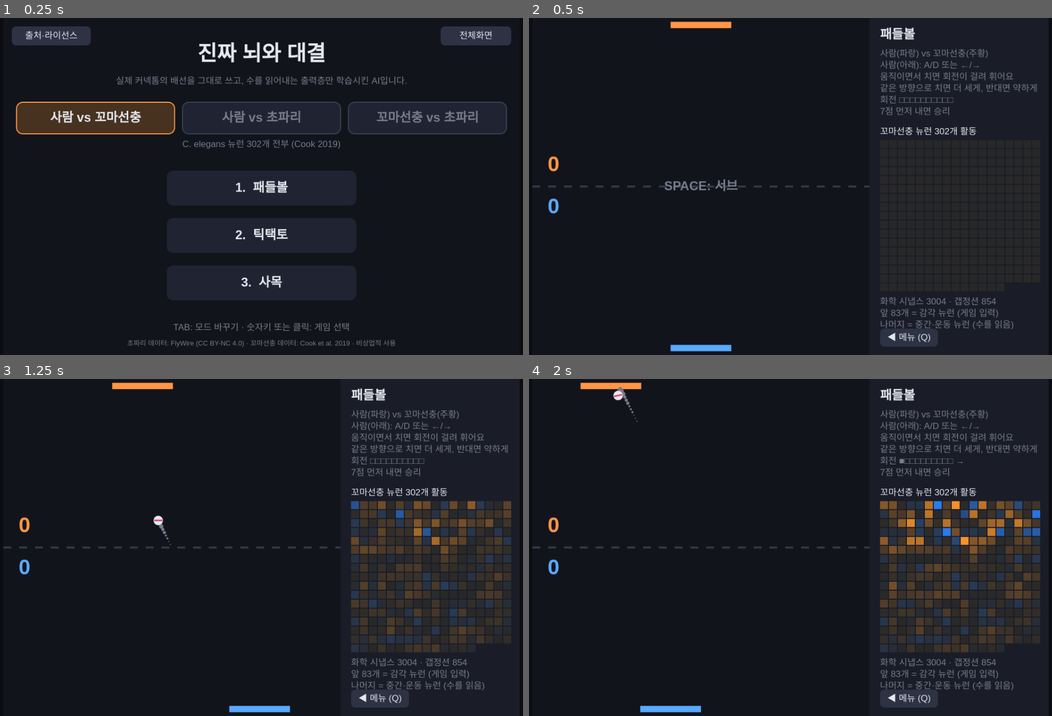
Above: before the commit, frames 1-4 (two rows, left to right).
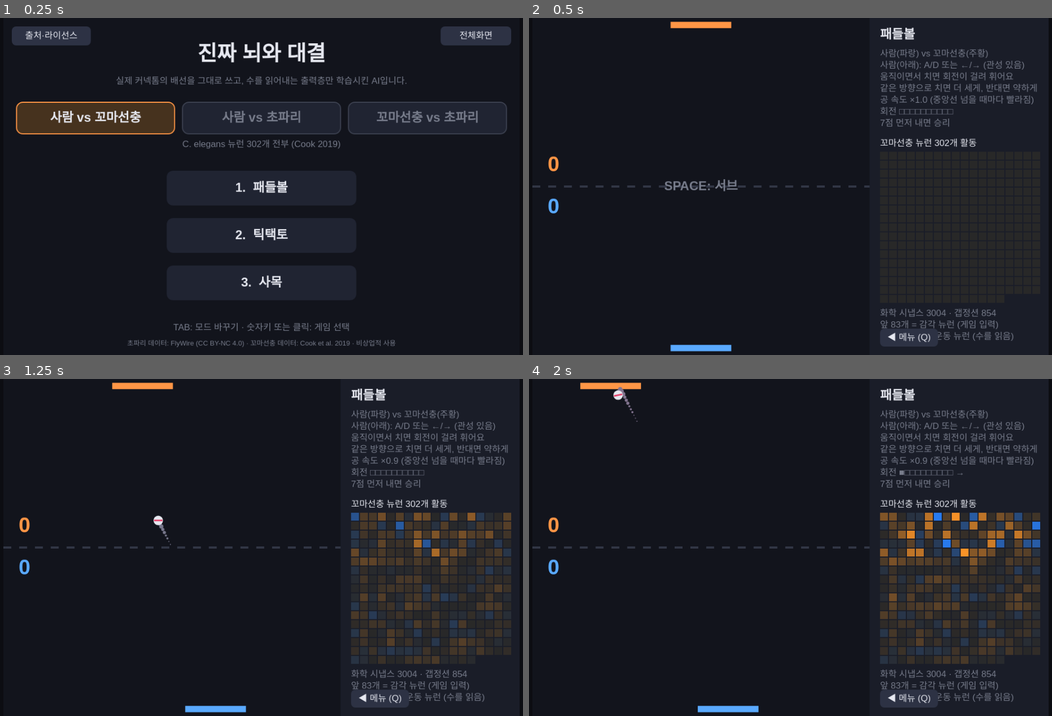
Above: after the commit, the same moments.

Repository: hjh202602-blip/connectome-games
Game: browser game, page web/index.html
The game is run twice, just before and just after one commit, with the same random seed, the same clock (stepped at 60 frames per second) and the same inputs.
Inputs (mouse positions are in pixels of both pictures, inside the frame that each line leads up to):
- Up to frame 1 (0.25 s): no input
- Up to frame 2 (0.5 s): click (790, 186) at 0.27 s
- Up to frame 3 (1.25 s): hold D from 1.03 s (still down); tap Space at 1.1 s
- Up to frame 4 (2 s): release D at 1.53 s; hold A from 1.58 s (still down); tap Space at 1.6 s

Frame 1 is identical in both runs. In frame 2, 1.9% of the frame differs, in the area x 67-97%, y 12-96%; in frame 3, 7.8%; in frame 4, 9.1%, in the area x 9-98%, y 1-99%.

Commit message:
Paddle ball: speed up at centre line, spin limit grows with speed, paddle inertia
Co-Authored-By: Claude Opus 5.5 <noreply@anthropic.com>

Diff:
--- a/web/game.js
+++ b/web/game.js
@@ -191,21 +191,28 @@
   function PaddleBall() {
     const [left, right] = players("pong"); // left (bottom) null = human
     const auto = !!left;
-    const PH = 0.18, HUMAN_SPD = 0.02, BRAIN_SPD = 0.018, GOAL = 7;
+    const PH = 0.18, BRAIN_SPD = 0.018, GOAL = 7;
     // Spin is stored as "paddle speed it came from": hitting while moving the same way adds,
     // moving the other way cancels or flips it. The ball curves against its spin (Magnus).
     const PUSH = 0.4, CURVE = 0.012, SPIN_DECAY = 0.993, VY_MAX = 0.03, SPIN_GAIN = 1.2, SPIN_MAX = 0.05;
-    const st = { score: [0, 0], hy: 0.5, by: 0.5, serveDir: 1, ball: null, winner: null, angle: 0, trail: [], wait: 0 };
+    // Ball speeds up at every centre-line crossing; spin and sideways limits grow with it.
+    const SERVE_V = 0.01, CROSS_ACC = 1.05, V_MAX = 0.03;
+    // Human paddle has inertia: keys accelerate it, friction slows it down.
+    const HUMAN_ACC = 0.0025, FRICTION = 0.88;
+    const st = { score: [0, 0], hy: 0.5, hv: 0, by: 0.5, serveDir: 1, ball: null, winner: null, angle: 0, trail: [], wait: 0 };
     let si = 0;
 
     function serve(d) {
       const a = (Math.random() * 2 - 1) * 0.6;
-      return [0.5, 0.5, d * 0.01 * Math.cos(a), 0.01 * Math.sin(a), 0];
+      return [0.5, 0.5, d * SERVE_V * Math.cos(a), SERVE_V * Math.sin(a), 0];
     }
     function step() {
       const oldH = st.hy, oldB = st.by, ball = st.ball;
       if (!left) {
-        st.hy += HUMAN_SPD * ((held.has("d") || held.has("arrowright")) - (held.has("a") || held.has("arrowleft")));
+        const push = (held.has("d") || held.has("arrowright")) - (held.has("a") || held.has("arrowleft"));
+        st.hv = (st.hv + HUMAN_ACC * push) * FRICTION;
+        st.hy += st.hv;
+        if (!(st.hy > PH / 2 && st.hy < 1 - PH / 2)) st.hv = 0; // stops dead at the wall
       } else if (ball) {
         const [bx, by, vx, vy] = ball; // left brain sees a mirrored court
         st.hy += BRAIN_SPD * clip(left.predict(pongFeatures(1 - bx, by, -vx, vy, st.hy))[0], -1, 1);
@@ -220,17 +227,22 @@
       let [bx, by, vx, vy, spin] = ball;
       st.by = clip(st.by + BRAIN_SPD * clip(right.predict(pongFeatures(bx, by, vx, vy, st.by))[0], -1, 1), PH / 2, 1 - PH / 2);
       const vel = { "-1": st.hy - oldH, "1": st.by - oldB };
-      vy = clip(vy - spin * CURVE, -VY_MAX, VY_MAX);
+      const level = Math.abs(vx) / SERVE_V, vyMax = VY_MAX * level, spinMax = SPIN_MAX * level;
+      vy = clip(vy - spin * CURVE, -vyMax, vyMax);
       spin *= SPIN_DECAY;
       st.angle += spin * 30;
+      if ((bx - 0.5) * (bx + vx - 0.5) < 0) { // crossing the centre line -> speed up
+        const k = Math.min(Math.abs(vx) * CROSS_ACC, V_MAX) / Math.abs(vx);
+        vx *= k; vy *= k;
+      }
       bx += vx; by += vy;
       if (by < 0 || by > 1) { vy = -vy; by = clip(by, 0, 1); spin *= 0.7; }
       for (const [px, py, side] of [[0.03, st.hy, -1], [0.97, st.by, 1]]) {
         if ((bx - px) * side >= 0 && vx * side > 0 && Math.abs(by - py) < PH / 2 + 0.01) {
-          vx = -side * Math.min(Math.abs(vx) * 1.06, 0.02);
+          vx = -vx;
           const pv = vel[side];
-          vy = clip(vy + (by - py) * 0.06 + pv * PUSH, -VY_MAX, VY_MAX);
-          spin = clip(spin + pv * SPIN_GAIN, -SPIN_MAX, SPIN_MAX);
+          vy = clip(vy + (by - py) * 0.06 + pv * PUSH, -vyMax, vyMax);
+          spin = clip(spin + pv * SPIN_GAIN, -spinMax, spinMax);
           bx = px;
         }
       }
@@ -257,7 +269,8 @@
         const ph = PH * GAME_W;
         ctx.fillStyle = HUMAN_C; ctx.fillRect(hy * GAME_W - ph / 2, 0.97 * H, ph, 12);
         ctx.fillStyle = BRAIN_C; ctx.fillRect(by * GAME_W - ph / 2, 0.03 * H - 12, ph, 12);
-        const amt = ball ? Math.min(Math.abs(ball[4]) / SPIN_MAX, 1) : 0;
+        const level = ball ? Math.abs(ball[2]) / SERVE_V : 1;
+        const amt = ball ? Math.min(Math.abs(ball[4]) / (SPIN_MAX * level), 1) : 0;
         const dir = !ball || amt < 0.05 ? "" : ball[4] > 0 ? "←" : "→";
         if (ball) {
           ctx.fillStyle = `rgb(${120 + 135 * amt | 0},${120 - 40 * amt | 0},${140 + 40 * amt | 0})`;
@@ -278,9 +291,9 @@
           text(auto ? "곧 다음 경기" : "SPACE: 다시 하기", F_SMALL, DIM, GAME_W / 2, H / 2 + 40, true);
         } else if (!ball && !auto) text("SPACE: 서브", F_MID, DIM, GAME_W / 2, H / 2, true);
         let lines = [`${nameOf(left)}(파랑) vs ${nameOf(right)}(주황)`];
-        if (!auto) lines.push("사람(아래): A/D 또는 ←/→", "움직이면서 치면 회전이 걸려 휘어요", "같은 방향으로 치면 더 세게, 반대면 약하게");
+        if (!auto) lines.push("사람(아래): A/D 또는 ←/→ (관성 있음)", "움직이면서 치면 회전이 걸려 휘어요", "같은 방향으로 치면 더 세게, 반대면 약하게");
         const n = Math.round(amt * 10);
-        lines.push(`회전 ${"■".repeat(n)}${"□".repeat(10 - n)} ${dir}`, `${GOAL}점 먼저 내면 승리`);
+        lines.push(`공 속도 ×${level.toFixed(1)} (중앙선 넘을 때마다 빨라짐)`, `회전 ${"■".repeat(n)}${"□".repeat(10 - n)} ${dir}`, `${GOAL}점 먼저 내면 승리`);
         drawPanel([left, right], "패들볼", lines);
         if (auto) drawControls(si);
       },
